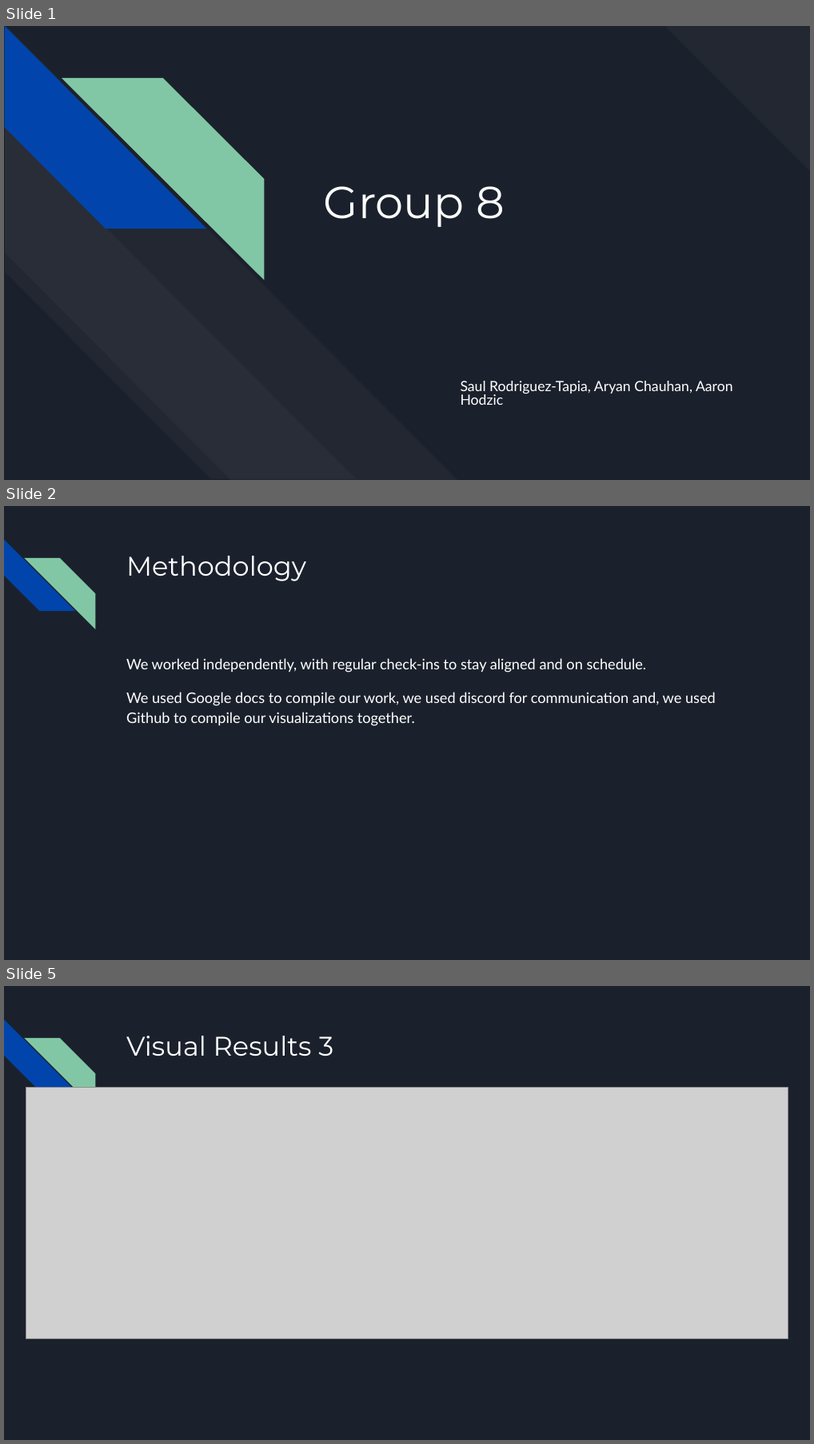
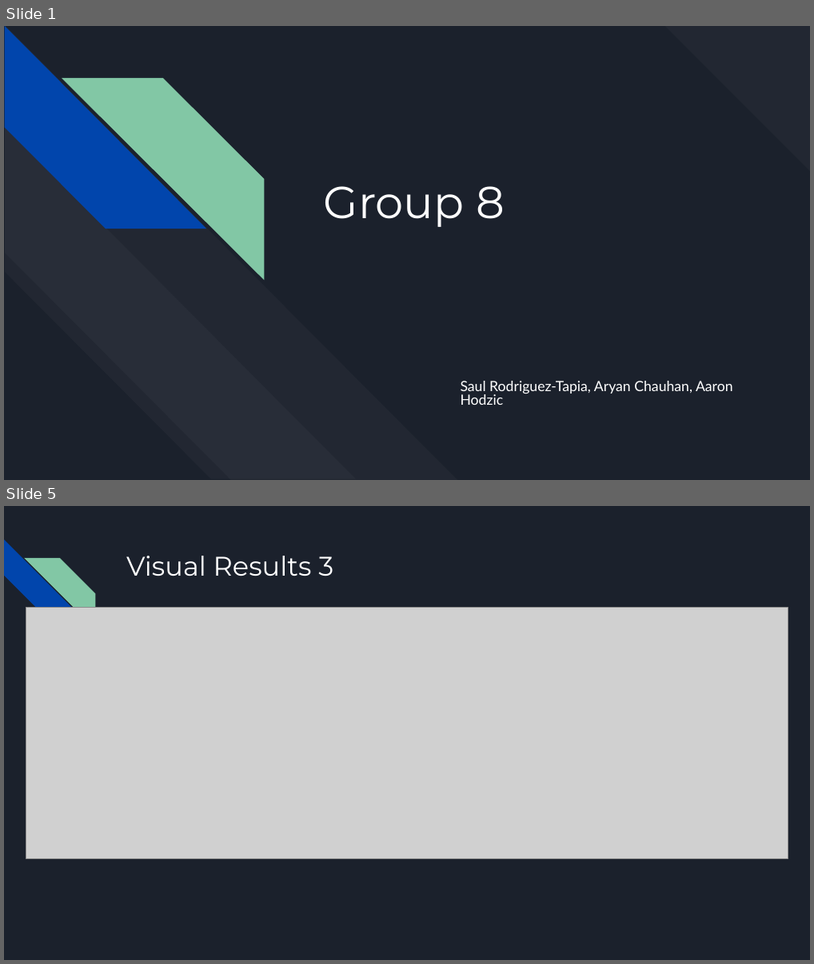
Before and after one commit to VodkaNoodles/CS445-GROUP8, a slide deck: CS445 SLIDES.pptx. Shown one above the other, each under a label of ours: slides 1, 2 and 5 before the commit, slides 1 and 5 after it; the slides between them are not shown. The pictures are 814x1444 and 814x964 pixels, drawn with LibreOffice and Linux fonts; fonts in the diff are those of the drawing; grey boxes stand for pictures. Boxes give left, top, right and bottom in pixels: in the first picture for what was removed or moved away, otherwise in the second. Text is boxed around its words. In the diff, an @@ line names an element or a change of style, - is before the commit and + after.

```diff
--- a/CS445 SLIDES.pptx
+++ b/CS445 SLIDES.pptx
@@ slide 2 removed at [4, 506, 810, 960], background #1B212C; not listed: 2 template elements that a slide beside it also shows @@
@@ title removed at [126, 556, 306, 581] @@
-Methodology
@@ text removed at [126, 658, 716, 726] @@
-We worked independently, with regular check-ins to stay aligned and on schedule.
-We used Google docs to compile our work, we used discord for communication and, we used Github to compile our visualizations together.
```
Also in this commit, not shown: 5 slides changed, 4 slides added, 3 other slides removed, 3 other files.
